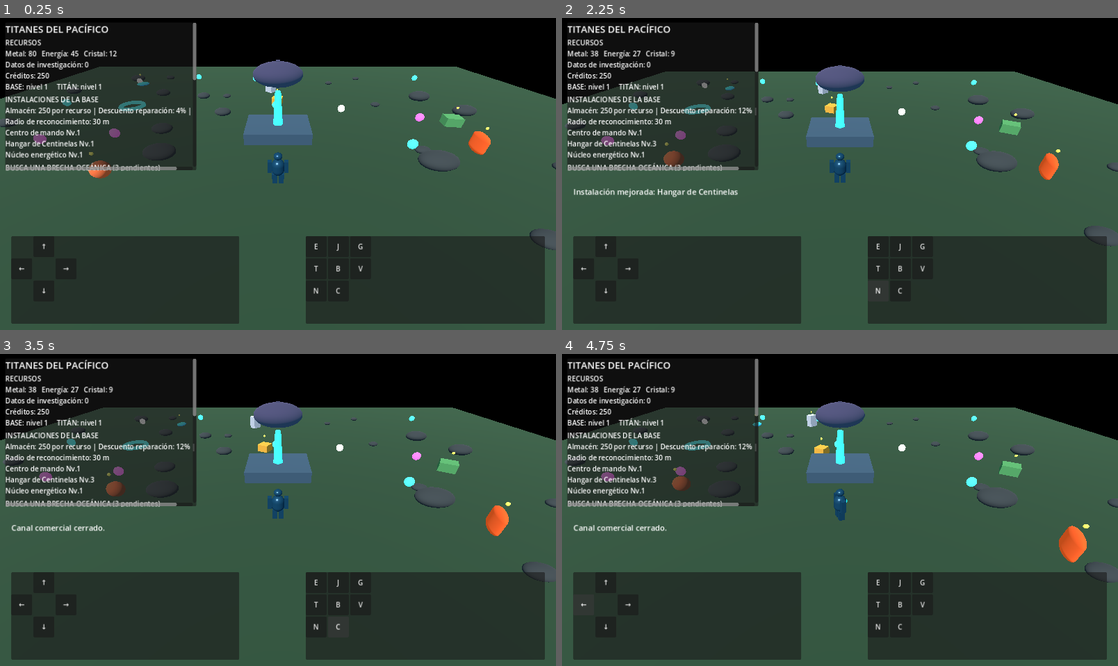
Above: before the commit, frames 1-4 (two rows, left to right).
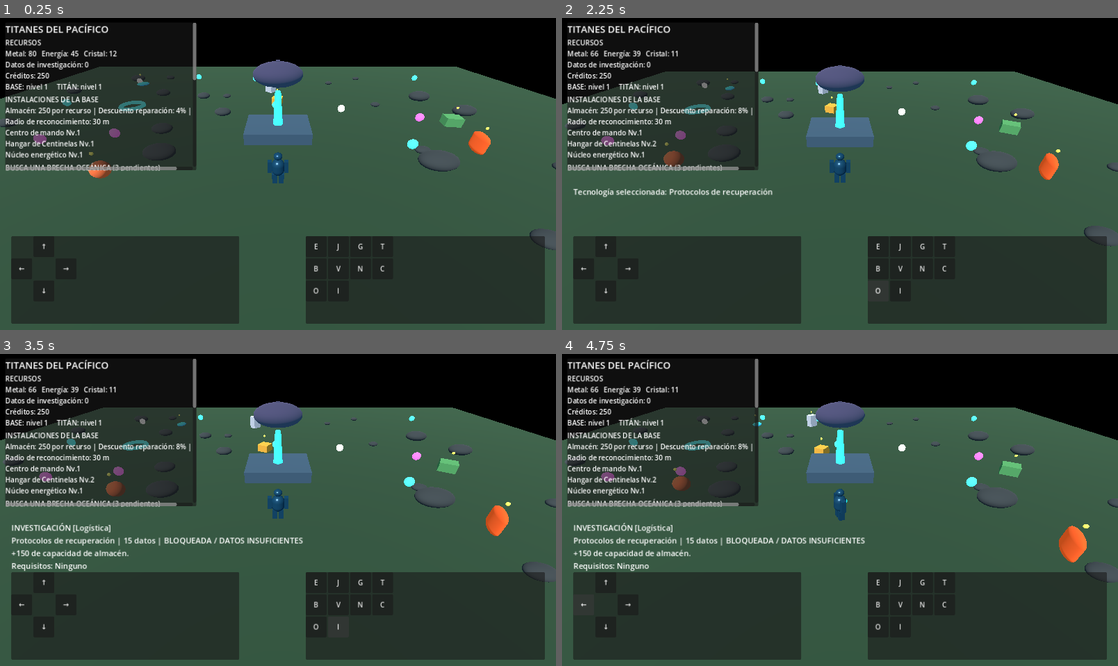
Above: after the commit, the same moments.

Repository: edwjacpinros2012-dev/Titanes-del-Pac-fico-
Game: Godot game, scene res://scenes/main.tscn
Same seed, same stepped clock (60 frames per second), same inputs: the game is played once before the commit and once after it.
Inputs (mouse positions are in pixels of both pictures, inside the frame that each line leads up to):
- Up to frame 1 (0.25 s): no input
- Up to frame 2 (2.25 s): click "N" at 0.5 s; click "C" at 1.25 s; click (878, 289) at 2 s, where only the run after the commit has a clickable "O"
- Up to frame 3 (3.5 s): click (339, 625) at 2.75 s, where only the run after the commit has a clickable "I"
- Up to frame 4 (4.75 s): click "↑" at 3.5 s; click "←" at 4.25 s

The runs differ from the first frame. In frame 1, less than 0.1% of the frame differs, in the area x 56-70%, y 72-89%; in frame 2, 0.6%; in frame 3, 1.5%, in the area x 2-70%, y 10-89%; in frame 4, 1.5%.

Commit message:
Add touch controls for technology research

Diff:
--- a/scripts/platform/platform_input.gd
+++ b/scripts/platform/platform_input.gd
@@ -7,7 +7,8 @@
 const GAME_ACTIONS := [
 	["E", "collect"], ["J", "kaiju_engage"], ["G", "kaiju_retreat"],
 	["T", "evolve_titan"], ["B", "upgrade_base"], ["V", "base_select_next"],
-	["N", "base_upgrade_selected"], ["C", "market_toggle"]
+	["N", "base_upgrade_selected"], ["C", "market_toggle"],
+	["O", "tech_select_next"], ["I", "tech_research"]
 ]
 
 func _ready() -> void:
@@ -45,7 +46,7 @@
 	actions_panel.anchor_bottom = 0.98
 	add_child(actions_panel)
 	var actions_grid := GridContainer.new()
-	actions_grid.columns = 3
+	actions_grid.columns = 4
 	actions_grid.add_theme_constant_override("h_separation", 3)
 	actions_grid.add_theme_constant_override("v_separation", 3)
 	actions_panel.add_child(actions_grid)
